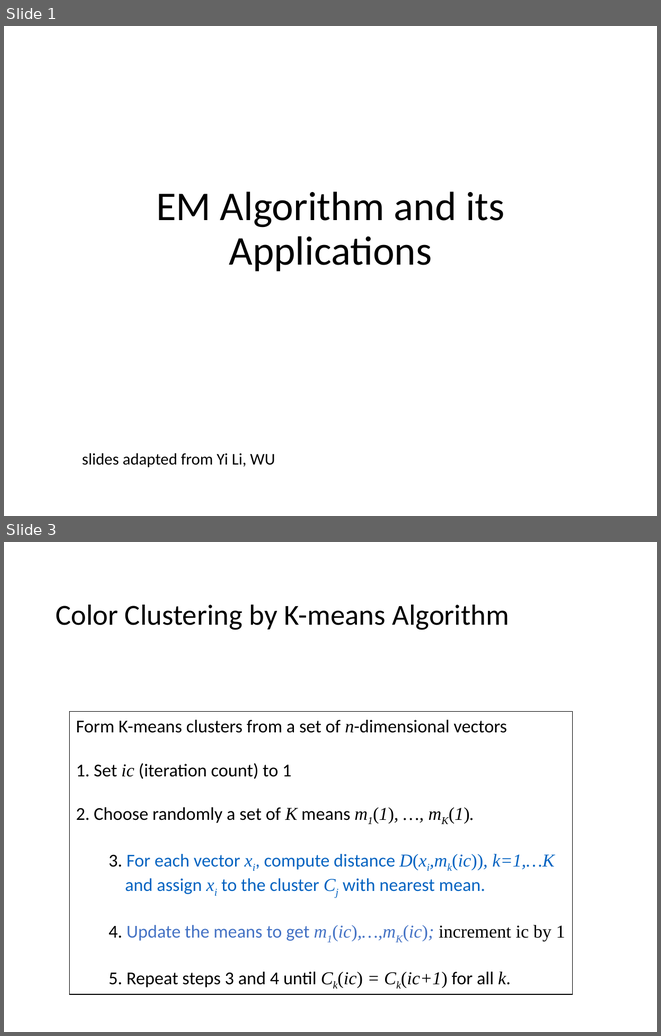
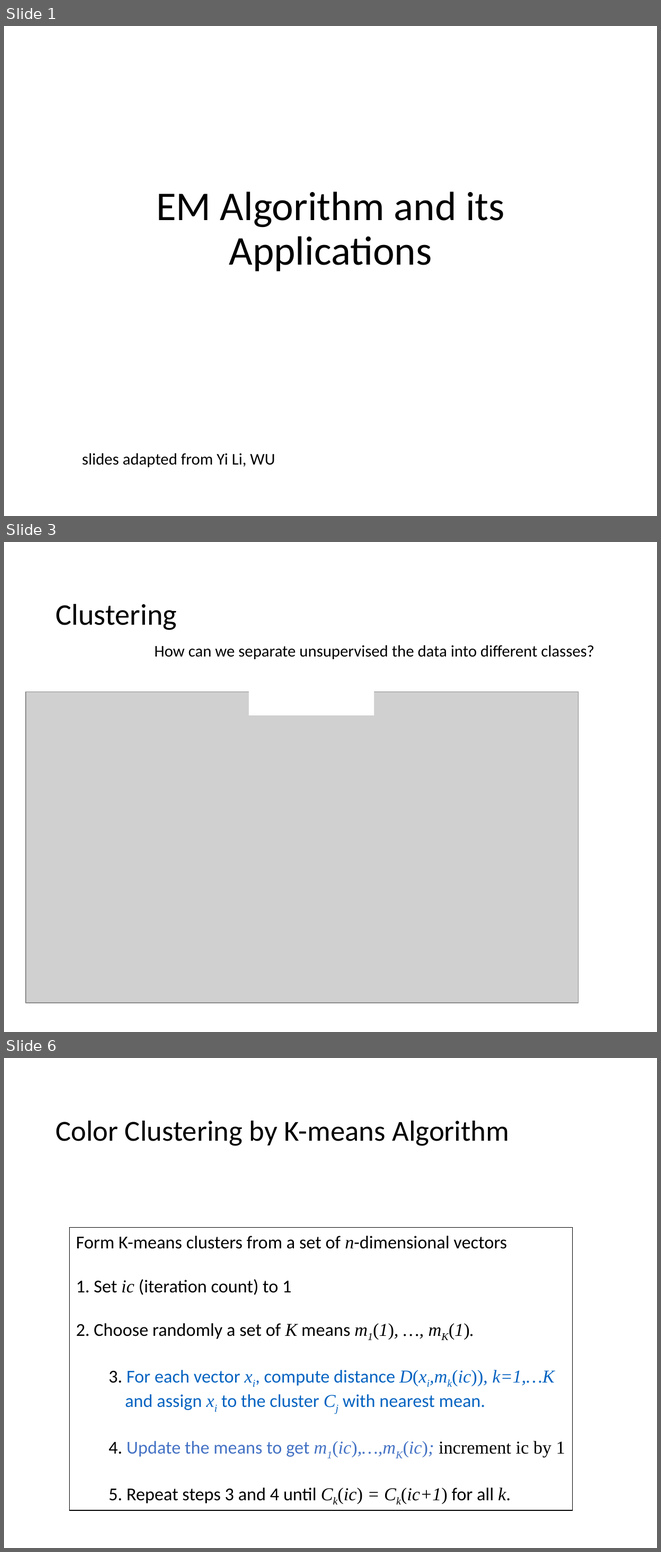
Before and after one commit to cmsc426spring2019/cmsc426spring2019.github.io, a slide deck: lectures/week_2/EM.ppt. Shown one above the other, each under a label of ours: slides 1 and 3 before the commit, slides 1, 3 and 6 after it; the slides between them are not shown. The pictures are 661x1036 and 661x1552 pixels, drawn with LibreOffice and Linux fonts; fonts in the diff are those of the drawing; grey boxes stand for pictures. Boxes give left, top, right and bottom in pixels: in the first picture for what was removed or moved away, otherwise in the second. Text is boxed around its words. In the diff, an @@ line names an element or a change of style, - is before the commit and + after.

```diff
--- a/lectures/week_2/EM.ppt
+++ b/lectures/week_2/EM.ppt
@@ slide 3 added at bbox=[4, 542, 657, 1032], background #FFFFFF @@
@@ title added at bbox=[55, 603, 177, 630], 33 pt, text #000000 @@
+Clustering
@@ text added at bbox=[155, 645, 594, 659], 18 pt, text #000000 @@
+How can we separate unsupervised the data into different classes?
@@ picture added at bbox=[26, 692, 578, 1003] @@
@@ rectangle added at bbox=[249, 689, 374, 715], fill #FFFFFF @@
@@ what was slide 3 is now slide 6 @@
```
Also in this commit, not shown: 3 slides changed, 6 other slides added, 1 slide removed.
